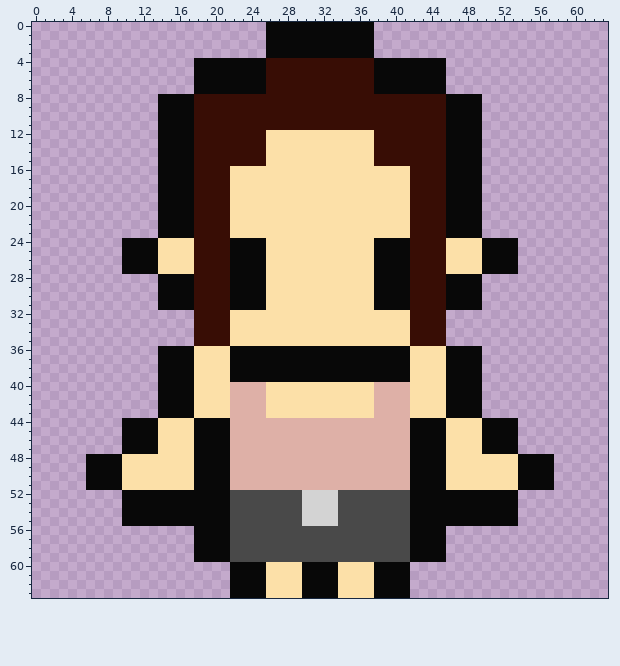
Pixel-art sprite, stored at sprites/sophiasmith.png. Above is the file before it was changed.
The file is 64x64 pixels. Colours within 5 levels of each other are drawn and written as one.
Now the later version:
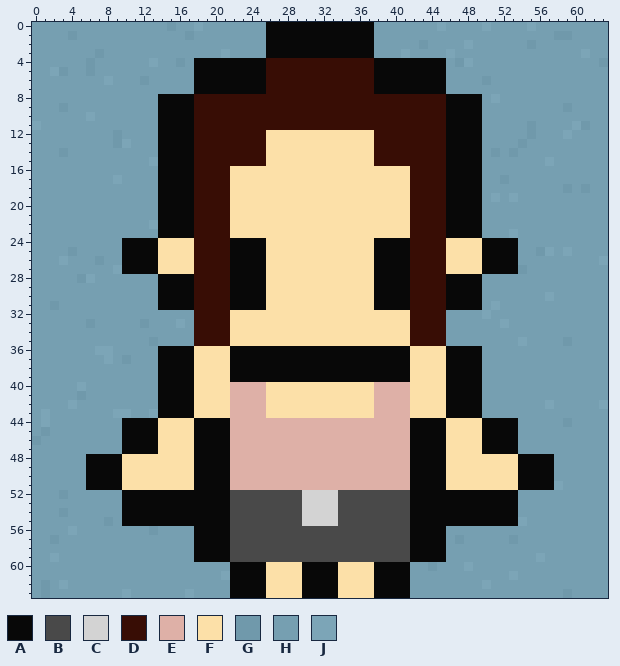
Palette (. is transparent): A #080808  B #494949  C #d3d3d3  D #380d05  E #deb0a7  F #fce0a8  G #7099ab  H #769fb1  J #7ca5b7
Difference:
Changed rows in their new state; - is an unchanged pixel.
first column x 0:
 0 HHHHHHHHHHHHHHHGHHJHHHHHHH------------HHHHHHHJHHHHJHHHHJHHHHHHHH
 1 HHHHGHHHHHHHHHHHHGHHHHHHHH------------HHHHHHHHHHHHHHHHHHHHGGHHHH
 2 HHHHHHHHHHHHHHHHHHHHHHHHHH------------HHHHHGHHHHJHHHHHHGHHHHHHHH
 3 HHHHHHHGHHHHHHHHHHHHHJHHHH------------HHHJHHHHJHHHHHHHHHHHHHHJHH
 4 HHHHHHGHHHHHHJHHGH----------------------------HGJHHHHHHHHHHHHHHG
 5 HHJGHHGHHHHHHHHHHH----------------------------HHHHHHHHHHHHHHHHHH
 6 HHHHHHHHJHHHGHHHHH----------------------------HHHHGHHHHHHHHHHHHH
 7 HHHHHHHHHHHHHHHHHH----------------------------HHHHHHHHHHHHHHHHHH
 8 HHHHHHHHHHHHHH------------------------------------HJHHHHHHHHHHHH
 9 HHHGHHHHHHHHHH------------------------------------HHHHHHHHHGHHHH
10 HHHHHHJHHHHHHH------------------------------------HHHHHHHHHHHHHH
11 JHHHHHHHHHHHHH------------------------------------HHHHHGHHHHJGHH
12 HHHHHHHHHGHHHH------------------------------------HHHHHGHHHJHHHH
13 HHHHHHHHHGJHHH------------------------------------HHHHGHHHHHHHHH
14 HHHGHHHHHHHHHH------------------------------------HGHGHHHHHHHHHH
15 HHHHHHHHHHHHHJ------------------------------------HHHHHHHJHHHHHH
16 HHHHHHHHHHHHHH------------------------------------HHHHHHHHHHHHHH
17 HHHHHHHHHJHHHH------------------------------------HHGHHHHHHHHHHH
18 HHHHHHHHHHHHHH------------------------------------HHHHHHHHHGHGHH
19 HHHHHHHHHHHHHH------------------------------------HJHJHHHHHHHHHH
20 HHHHHHHHHHHHHH------------------------------------HHHHHHHHHHHHHH
21 HHHHHHHHHHHHHH------------------------------------HHHHHHHHHHHHHH
22 HHHHHHHHHHHHHJ------------------------------------HHHHHHHHHHHHHH
23 HHHHHHHHHHHHHH------------------------------------HHHJHHHHHHHHHH
24 HHHHHHHHHH--------------------------------------------HHHHHHHHHH
25 HHHHGHHHHH--------------------------------------------HHGJHJHHHH
26 HHHJHHHGHH--------------------------------------------HHHHHHHHHJ
27 HHHHHHHHHJ--------------------------------------------GHHHHHHHHH
28 HHHHHGJHHHHHHH------------------------------------HHHHHHHHHHHHHH
29 HHHHHHHHHHHHHH------------------------------------HHHHHHHHHHHHHH
30 HHHHHHHHHHHHHH------------------------------------HHHHHHHJHHHHHH
31 HHGHHHHHHHHHHH------------------------------------HJHHHHHHHHHHHH
32 HHHHHHHHHHHHHHHHHH----------------------------HHHHJHHHHHHHHHHHHH
33 HHHHHHGHHHHHGHHHJH----------------------------HHHHHHJHHHHHHHHHHH
34 HHHHHHHHHHHHHHHHHH----------------------------HHHHHHHHHHHHHHHHHH
35 HHHHHHHHHHHHHGHHHH----------------------------HHHHHHHHJHHHHGHHHH
36 HHHHHHHJJHHHHH------------------------------------HHHHHHHHHHHHHH
37 HHHHHHHHJHGHHH------------------------------------HHHHHHHHHHHHHH
38 HHHHHHHHHHHHHH------------------------------------HHHHHHHHHHHHHH
39 HHHHHHHHHHHHHH------------------------------------HHHHHHHHHHHHHH
40 HHHHHJHHHHHHHH------------------------------------HHHHHHHHHHHHHH
41 HHHHHGHHHHHHHH------------------------------------HHHHHHHHHHHHHH
42 HHHHJHHHHHHHHH------------------------------------HHHHHHHJHHHHHJ
43 HJHHHHHHHJJHHJ------------------------------------HHHHHHHHHHHHHH
44 HJHHHHHHHH--------------------------------------------HHHHHGHHHH
45 HGHHHHHHHH--------------------------------------------HHHHHHHHHH
46 GHHHHHHHHH--------------------------------------------HHHHHHHHHH
47 HHHHHHHHHH--------------------------------------------HHHHHHHHHH
48 HHHHHH----------------------------------------------------HHHHHH
49 HHHHHH----------------------------------------------------HHHHHH
50 HHHHHH----------------------------------------------------HHHHHH
51 HHHHHH----------------------------------------------------JHHHHH
52 HHHGHHHHHH--------------------------------------------HHHHHHHHHH
53 HHHHHHHHHH--------------------------------------------HHHHHHHHHH
54 HHHGHHHHHH--------------------------------------------HHHHHHHHHH
55 HHHHHHHHGH--------------------------------------------JHHHHHHHHH
56 HHHHJHHHHHHHHGHHHH----------------------------HHHHHHHHHHHHHHHHHH
57 HHGHHHHHHHHHHHHHHH----------------------------HGHHHHHGHHHHHHHHHH
58 HHHHHHHHHHHHHHHHHH----------------------------HHHHHHHHHHHHHHHHHH
59 HHJHHHHHHHHHHHHHHH----------------------------HHHHHHHHHHJHHHHHHH
60 HHHHHHHHHHHHHHHHHHHHHH--------------------HHGHHHJHHHHHHHHHHHHHHH
61 HHHHHHHHHHHHHHHHHHHHHJ--------------------HHHHHHHHHHHJHHHHHHHHHH
62 HGHJHHHHHHHHHHHHHHHHHH--------------------HHHHHHHHJHHHHHHHHHHHHH
63 HGHHHHHHHHJHHHHHHJHHHH--------------------HHHHHHHHHHHHHHHHHGHHHH
